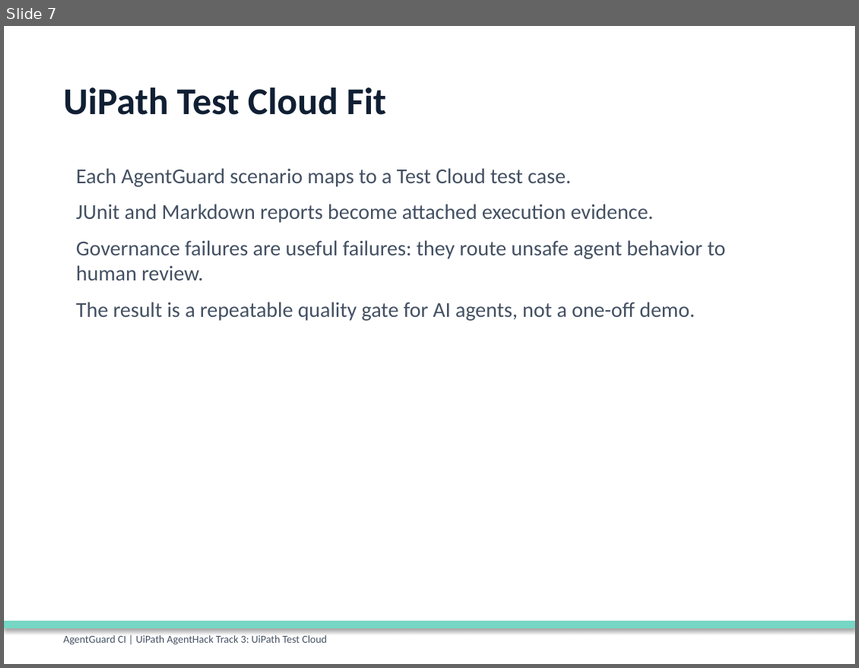
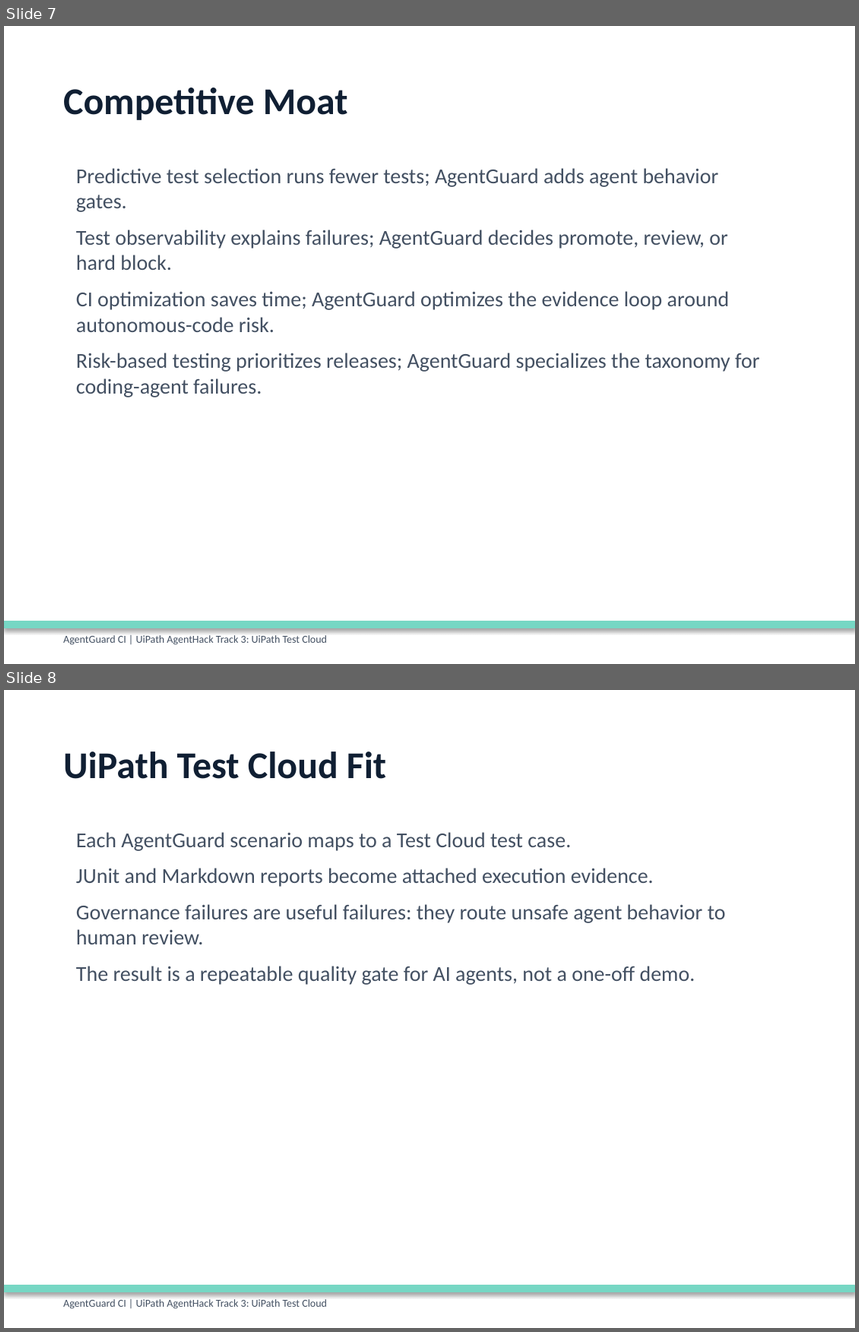
Before and after one commit to baiqidi/agentguard-ci, a slide deck: docs/submission/AgentGuard-CI-deck.pptx. Shown one above the other, each under a label of ours: slide 7 before the commit, slides 7 and 8 after it. The pictures are 859x668 and 859x1332 pixels, drawn with LibreOffice and Linux fonts; fonts in the diff are those of the drawing. Boxes give left, top, right and bottom in pixels: in the first picture for what was removed or moved away, otherwise in the second. Text is boxed around its words. In the diff, an @@ line names an element or a change of style, - is before the commit and + after.

Commit message:
feat: add reliability moat failure atlas

```diff
--- a/docs/submission/AgentGuard-CI-deck.pptx
+++ b/docs/submission/AgentGuard-CI-deck.pptx
@@ slide 7 added at (x1=4, y1=26, x2=855, y2=664), background #FFFFFF @@
@@ text added at (x1=63, y1=88, x2=348, y2=120), 32 pt, text #101F33, bold @@
+Competitive Moat
@@ text added at (x1=76, y1=168, x2=759, y2=398), 18 pt, text #435062 @@
+Predictive test selection runs fewer tests; AgentGuard adds agent behavior gates.
+Test observability explains failures; AgentGuard decides promote, review, or hard block.
+CI optimization saves time; AgentGuard optimizes the evidence loop around autonomous-code risk.
+Risk-based testing prioritizes releases; AgentGuard specializes the taxonomy for coding-agent failures.
@@ rectangle added at (x1=4, y1=622, x2=855, y2=629), fill #76D7C4, outline #76D7C4 0.75 pt @@
@@ text added at (x1=63, y1=636, x2=327, y2=645), 9 pt, text #435062 @@
+AgentGuard CI | UiPath AgentHack Track 3: UiPath Test Cloud
@@ what was slide 7 is now slide 8 @@
```
Also in this commit, not shown: 6 slides changed, 28 other files.
